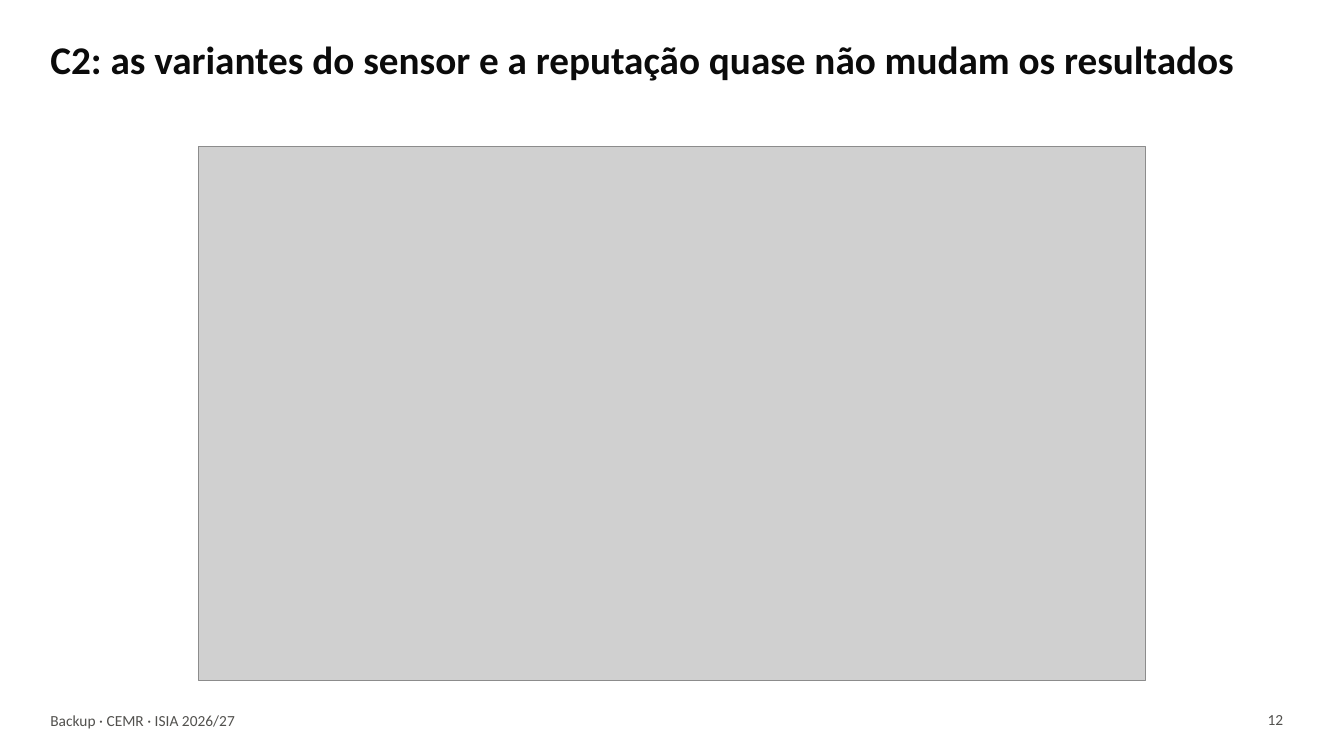
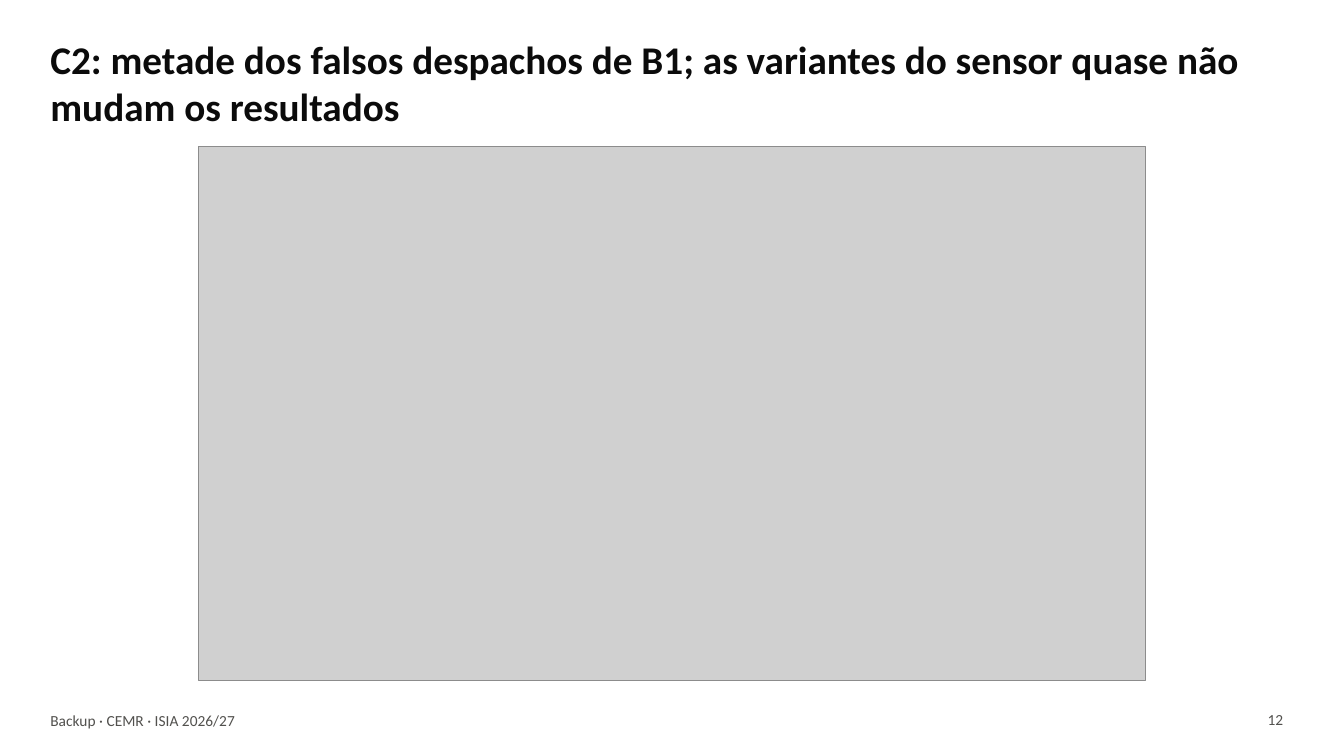
Before and after one commit to rodrigoilde/fcup-isia, a slide deck: slide 12 of slides/apresentacao.pptx. Drawn at 1344x756 pixels with LibreOffice and Linux fonts; fonts in the diff are those of the drawing; grey boxes stand for pictures. Boxes give left, top, right and bottom in pixels: in the first picture for what was removed or moved away, otherwise in the second. Text is boxed around its words. In the diff, an @@ line names an element or a change of style, - is before the commit and + after.

```diff
--- a/slides/apresentacao.pptx
+++ b/slides/apresentacao.pptx
@@ title at (x1=50, y1=46, x2=1238, y2=122): text changed @@
-C2: as variantes do sensor e a reputação quase não mudam os resultados
+C2: metade dos falsos despachos de B1; as variantes do sensor quase não mudam os resultados
```
Also in this commit, not shown: 8 other slides changed, 2 slides added, 1 other file.
